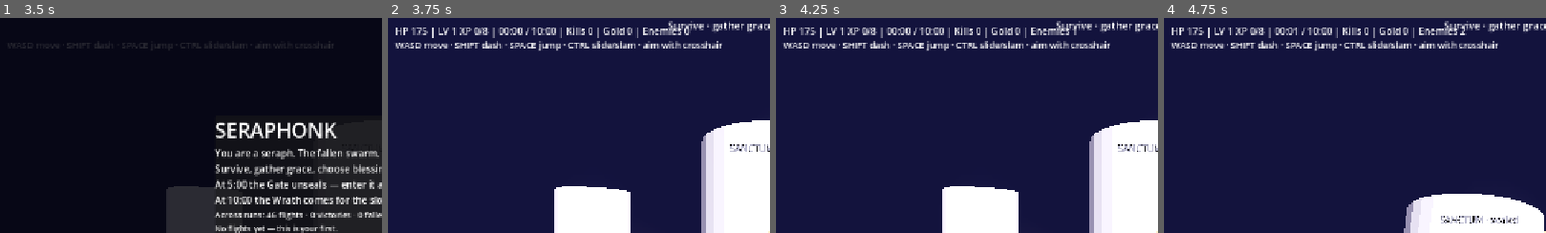
Above: before the commit, frames 1-4 (left to right).
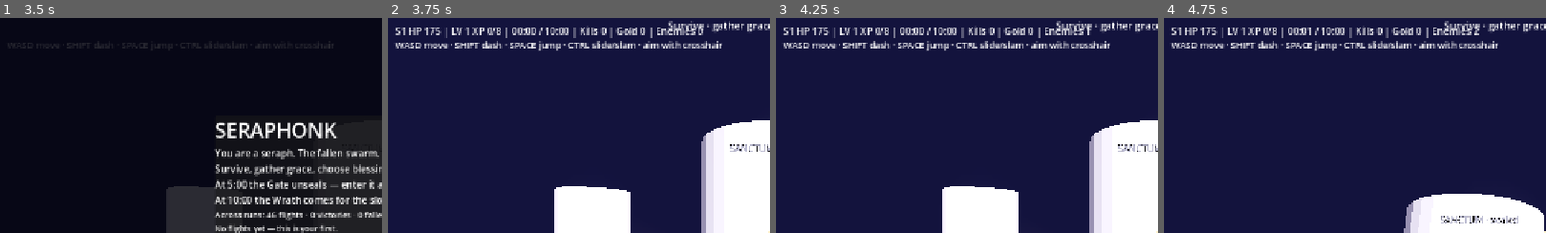
Above: after the commit, the same moments.

Repository: hl0659/seraphonk
Game: Godot game, scene res://scenes/main.tscn
The game is run twice, just before and just after one commit, with the same random seed, the same clock (stepped at 60 frames per second) and the same inputs.
Inputs (mouse positions are % of the whole screen's width and height, from its top left):
- Up to frame 1 (3.5 s): move the mouse to (72, 45) at 0.52 s; hold D (move_right) 0.53-1.28 s; tap Shift (dash) at 0.6, 2.85 s; click (72, 45) at 0.67 s; tap Space (jump) at 0.77, 1.52, 3.02 s; move the mouse to (30, 55) at 1.27 s; hold S (move_back) 1.28-2.03 s; tap Ctrl (slide) at 1.35 s; move the mouse to (60, 28) at 2.02 s; hold D (move_right) 2.03-2.78 s; hold R 2.03-2.78 s; move the mouse to (45, 70) at 2.77 s; hold W (move_forward) from 2.78 s (still down); click (45, 70) at 2.92 s
- Up to frame 2 (3.75 s): release W (move_forward) at 3.5 s; click "ASCEND" at 3.5 s
- Up to frame 3 (4.25 s): no input
- Up to frame 4 (4.75 s): tap Enter at 4.25 s; move the mouse to (57, 51) at 4.27 s; hold W (move_forward) from 4.28 s (still down); hold Ctrl (slide) from 4.28 s (still down); tap Space (jump) at 4.52 s
The pictures show only the part of the screen within x 0-50%, y 0-50%; the shares and areas given below are measured in that part.

Frame 1 is identical in both runs. In frame 2, 2.1% of the frame differs, in the area x 2-83%, y 3-10%; in frame 3, 2.1%; in frame 4, 2.1%.

Commit message:
feat(stages): Sunken Nave stage 2, lava, Tyrant, freed-object fix

Diff:
--- a/godot/scripts/game.gd
+++ b/godot/scripts/game.gd
@@ -55,6 +55,9 @@
 var vignette: ColorRect
 var sens_mult := 1.0
 var shake_mult := 1.0
+var stage := 1
+var stage_t := 0.0
+var lavas: Array = []  # [{pos, r}]
 var style := 0.0
 var style_label: Label
 var announce_label: Label
@@ -277,6 +280,7 @@
 	mat.emission = Color(0.25, 0.22, 0.45)
 	mat.emission_energy_multiplier = 0.35
 	mesh.material_override = mat
+	set_meta("floor_mat", mat)
 	floor_body.add_child(mesh)
 	floor_body.position = Vector3(0, -0.25, 0)
 	add_child(floor_body)
@@ -560,6 +564,7 @@
 		hitstop_t -= dt
 		return
 	t += dt
+	stage_t += dt
 	_director(dt)
 	_weapons(dt)
 	_enemies(dt)
@@ -568,6 +573,7 @@
 	_shrines(dt)
 	_chests()
 	_vendor(dt)
+	_lava(dt)
 	_gate(dt)
 	_warden_fight(dt)
 	_rings(dt)
@@ -628,10 +634,13 @@
 				_spawn_enemy(false, false)
 
 func _cantor_ok() -> String:
-	# cantors (ranged pressure) join after the first minute, brutes after two
-	if t > 120.0 and randf() < 0.18:
+	# cantors (ranged pressure) join after the first minute, brutes after two;
+	# stage 2 fields veterans from the start
+	if stage == 2 and randf() < 0.22:
 		return "brute"
-	if t > 60.0 and randf() < 0.3:
+	if (stage == 2 or t > 120.0) and randf() < 0.18:
+		return "brute"
+	if (stage == 2 or t > 60.0) and randf() < 0.3:
 		return "cantor"
 	return "chaser"
 
@@ -643,7 +652,7 @@
 	var pp: Vector3 = player.global_position
 	e.position = Vector3(clampf(pp.x + cos(ang) * r, -ARENA.x * 0.5 + 1.0, ARENA.x * 0.5 - 1.0), 0, clampf(pp.z + sin(ang) * r, -ARENA.y * 0.5 + 1.0, ARENA.y * 0.5 - 1.0))
 	add_child(e)
-	var hp_scale := 1.0 + t / 120.0
+	var hp_scale := (1.0 + t / 120.0) * (1.5 if stage == 2 else 1.0)
 	e.call("setup", elite, hp_scale, flying, kind)
 	enemies.append(e)
 
@@ -795,8 +804,11 @@
 		player.set("trauma", minf(1.0, float(player.get("trauma")) + 0.3))
 	if e == warden:
 		warden = null
-		victory = true
-		_show_end(true)
+		if stage == 1:
+			_ascend_stage()
+		else:
+			victory = true
+			_show_end(true)
 	e.queue_free()
 
 func _spawn_pickup(pos: Vector3, elite: bool) -> void:
@@ -1099,7 +1111,7 @@
 			if float(s["progress"]) >= 3.0:
 				s["done"] = true
 				(s["node"] as MeshInstance3D).visible = false
-				if s.has("marker") and is_instance_valid(s["marker"] as Node):
+				if is_instance_valid(s["marker"]):
 					(s["marker"] as Node).queue_free()
 				player.set("hp", minf(float(player.get("max_hp")), float(player.get("hp")) + 30.0))
 				tomes["zeal"] = int(tomes["zeal"]) + 1
@@ -1118,7 +1130,7 @@
 			gold -= int(c["cost"])
 			c["opened"] = true
 			(c["node"] as MeshInstance3D).visible = false
-			if c.has("marker") and is_instance_valid(c["marker"] as Node):
+			if is_instance_valid(c["marker"]):
 				(c["marker"] as Node).queue_free()
 			chest_count += 1
 			var roll := randi() % 3
@@ -1134,8 +1146,68 @@
 			sfx.call("play", "chest")
 			trauma = minf(1.0, trauma + 0.25)
 
+func _ascend_stage() -> void:
+	# the Warden falls — the choir descends into the Sunken Nave (stage 2)
+	stage = 2
+	stage_t = 0.0
+	gate_sealed = true
+	warden_spawned = false
+	warden_enraged = false
+	warden_phase = 0
+	player.set("hp", float(player.get("max_hp")))
+	_announce("THE SUNKEN NAVE — the Gate will reopen", 4.0)
+	sfx.call("play", "evolve")
+	if gate_node and gate_node.has_meta("marker"):
+		var gmk := gate_node.get_meta("marker") as Label3D
+		if is_instance_valid(gmk):
+			gmk.text = "SANCTUM · sealed"
+			gmk.modulate = Color(0.6, 0.6, 0.7)
+		(gate_node.material_override as StandardMaterial3D).emission_energy_multiplier = 0.6
+	var ember := OmniLight3D.new()
+	ember.name = "EmberLight"
+	ember.light_color = Color(1.0, 0.35, 0.12)
+	ember.light_energy = 1.4
+	ember.omni_range = 40.0
+	ember.position = Vector3(0, 10, 0)
+	add_child(ember)
+	if has_meta("floor_mat"):
+		(get_meta("floor_mat") as StandardMaterial3D).emission = Color(0.7, 0.15, 0.05)
+	for lp in [Vector3(-10, 0, -6), Vector3(10, 0, -6), Vector3(0, 0, 8)]:
+		var pool := MeshInstance3D.new()
+		var cm := CylinderMesh.new()
+		cm.top_radius = 2.2
+		cm.bottom_radius = 2.2
+		cm.height = 0.1
+		pool.mesh = cm
+		var m := StandardMaterial3D.new()
+		m.albedo_color = Color(1, 0.4, 0.1)
+		m.emission_enabled = true
+		m.emission = Color(1.0, 0.3, 0.05)
+		m.emission_energy_multiplier = 2.5
+		pool.material_override = m
+		pool.position = lp + Vector3(0, 0.06, 0)
+		add_child(pool)
+		lavas.append({"pos": lp, "r": 2.2})
+	for c in chests:
+		if not bool(c["opened"]):
+			continue
+		c["opened"] = false
+		(c["node"] as MeshInstance3D).visible = true
+		if is_instance_valid(c["marker"]):
+			(c["marker"] as Node).queue_free()
+		c["marker"] = _marker("CACHE", (c["pos"] as Vector3) + Vector3(0, 2.2, 0), Color(1.0, 0.8, 0.3))
+
+func _lava(dt: float) -> void:
+	if lavas.is_empty():
+		return
+	for l in lavas:
+		var d: float = Vector2(player.global_position.x - (l["pos"] as Vector3).x, player.global_position.z - (l["pos"] as Vector3).z).length()
+		if d < float(l["r"]) and player.global_position.y < 0.6:
+			_hurt_player(10.0 * dt)
+
 func _gate(dt: float) -> void:
-	if t >= 300.0 and gate_sealed:
+	var unseal_at := 240.0 if stage == 2 else 300.0
+	if stage_t >= unseal_at and gate_sealed:
 		gate_sealed = false
 		if gate_node:
 			(gate_node.material_override as StandardMaterial3D).emission_energy_multiplier = 2.5
@@ -1156,15 +1228,15 @@
 	e.set_script(load("res://scripts/enemy.gd"))
 	add_child(e)
 	e.position = gp
-	e.call("setup", true, 1.0 + t / 120.0)
+	e.call("setup", true, (1.0 + t / 120.0) * (1.6 if stage == 2 else 1.0))
 	e.set("max_hp", float(e.get("max_hp")) * 8.0)
 	e.set("hp", float(e.get("max_hp")))
-	e.set("speed", 3.0)
-	e.set("contact", 25.0)
+	e.set("speed", 2.6 if stage == 2 else 2.0)
+	e.set("contact", 30.0 if stage == 2 else 25.0)
 	e.set("radius", 1.6)
 	enemies.append(e)
 	warden = e
-	sfx.call("play", "boss")
+	_announce("THE NAVE TYRANT" if stage == 2 else "THE GATE WARDEN", 3.0)
 
 func _tracers(dt: float) -> void:
 	var done: Array = []
@@ -1291,8 +1363,8 @@
 func _hud(dt: float) -> void:
 	var mins := int(t) / 60
 	var secs := int(t) % 60
-	hud_label.text = "HP %.0f | LV %d XP %.0f/%.0f | %02d:%02d / 10:00 | Kills %d | Gold %d | Enemies %d" % [
-		maxf(0.0, float(player.get("hp"))), level, xp, xp_next, mins, secs, kills, gold, enemies.size()]
+	hud_label.text = "S%d HP %.0f | LV %d XP %.0f/%.0f | %02d:%02d / 10:00 | Kills %d | Gold %d | Enemies %d" % [
+		stage, maxf(0.0, float(player.get("hp"))), level, xp, xp_next, mins, secs, kills, gold, enemies.size()]
 	style = maxf(0.0, style - dt * 0.05)
 	var rank := _style_rank()
 	style_label.text = rank[0]
--- a/godot/tools/sim_content.gd
+++ b/godot/tools/sim_content.gd
@@ -64,6 +64,7 @@
 			game.call("_record_run", false)
 			note("run_history", "first" not in game.call("_run_history_text"))
 			game.set("t", 301.0)
+			game.set("stage_t", 301.0)
 		800:
 			player.global_position = Vector3(0, 0.5, -13)
 		1050:
@@ -111,6 +112,7 @@
 		2100:
 			note("surge_event", float(game.get("surge_t")) > 0.0)
 			game.set("t", 301.0)
+			game.set("stage_t", 301.0)
 		2200:
 			player.global_position = Vector3(0, 0.5, -13)
 		2500:
@@ -123,7 +125,7 @@
 				var wp: Vector3 = (game.get("warden") as Node3D).global_position
 				game.call("_damage_area", wp, 10.0, 999999.0, true)
 		2900:
-			note("victory_on_warden_kill", bool(game.get("victory")))
+			note("victory_on_warden_kill", int(game.get("stage")) == 2)
 			game.set("victory", false)
 			game.set("t", 601.0)
 		3100:
--- a/godot/tools/sim_test.gd
+++ b/godot/tools/sim_test.gd
@@ -71,6 +71,7 @@
 			note("chest_open", int(game.get("chest_count")) > 0)
 		2800:
 			game.set("t", 301.0)
+			game.set("stage_t", 301.0)
 		2900:
 			note("gate_unsealed", not bool(game.get("gate_sealed")))
 			player.global_position = Vector3(0, 0.5, -13)
@@ -80,19 +81,31 @@
 				var wp: Vector3 = (game.get("warden") as Node3D).global_position
 				game.call("_damage_area", wp, 10.0, 999999.0, true)
 		3500:
-			note("victory_on_warden_kill", bool(game.get("victory")))
+			note("stage2_ascends", int(game.get("stage")) == 2 and not bool(game.get("victory")))
+			note("lava_forged", (game.get("lavas") as Array).size() == 3)
+			game.set("stage_t", 241.0)
+		3600:
+			note("gate_reopens_s2", not bool(game.get("gate_sealed")))
+			player.global_position = Vector3(0, 0.5, -13)
+		3800:
+			note("tyrant_spawned", game.get("warden") != null)
+			if game.get("warden") != null:
+				var wp2: Vector3 = (game.get("warden") as Node3D).global_position
+				game.call("_damage_area", wp2, 10.0, 99999999.0, true)
+		4000:
+			note("victory_on_tyrant_kill", bool(game.get("victory")))
 			Input.action_press("move_forward")
-		3600:
+		4100:
 			game.set("victory", false)
 			game.set("t", 601.0)
-		3800:
+		4300:
 			note("wrath_swarm", (game.get("enemies") as Array).size() >= 10)
 	if frames % 600 == 0:
 		print("SIM f=%d t=%.0f hp=%.0f enemies=%d kills=%d lvl=%d w=%d" % [
 			frames, float(game.get("t")), float(player.get("hp")),
 			(game.get("enemies") as Array).size(), int(game.get("kills")),
 			int(game.get("level")), (game.get("weapons") as Array).size()])
-	if frames >= 4000:
+	if frames >= 4500:
 		print("SIM: done. summary:")
 		for k in checks.keys():
 			print("  ", k, "=", "PASS" if checks[k] else "FAIL")
